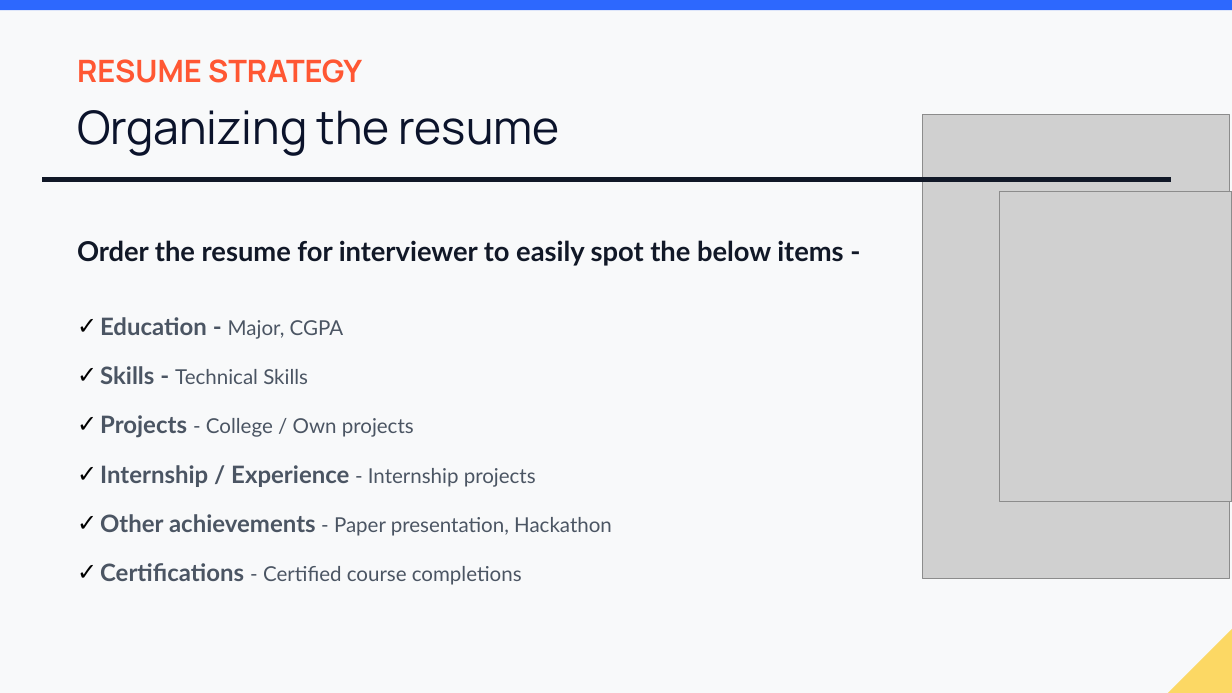
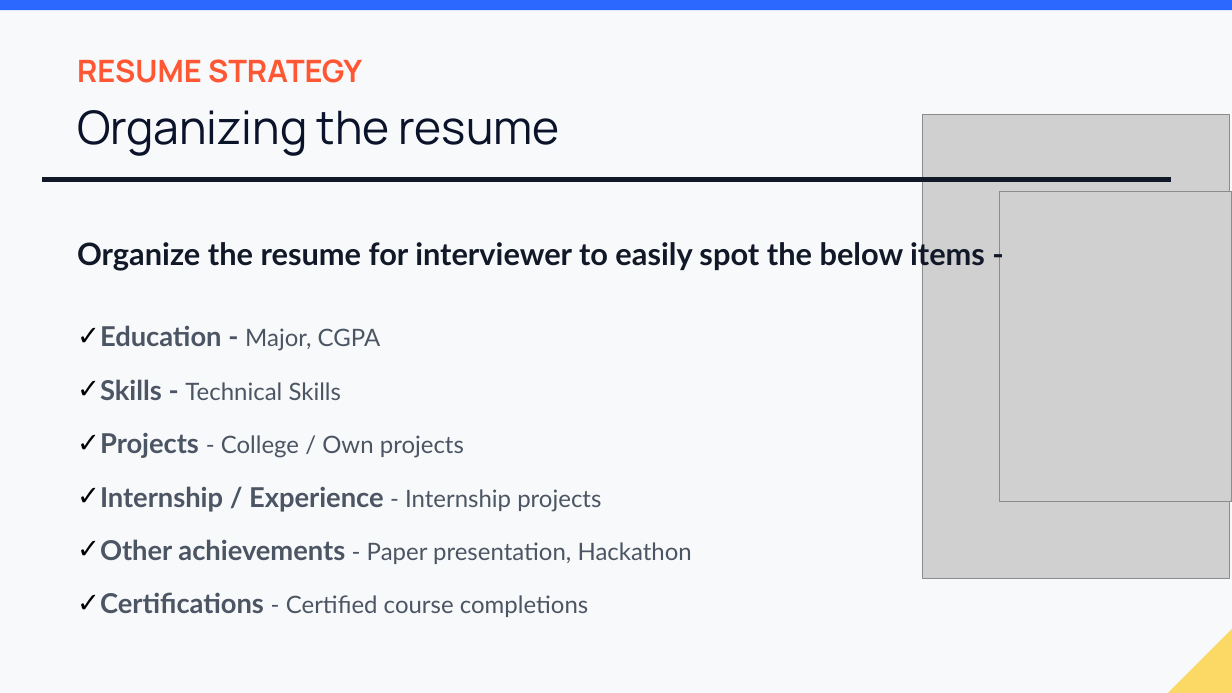
Before and after one commit to brinda-25/workshop, a slide deck: slide 23 of Day1/Campus_to_Company.pptx (slide 21 before the commit). Drawn at 1232x693 pixels with LibreOffice and Linux fonts; fonts in the diff are those of the drawing; grey boxes stand for pictures; background and template pictures are left out. Boxes give left, top, right and bottom in pixels: in the first picture for what was removed or moved away, otherwise in the second. Text is boxed around its words. In the diff, an @@ line names an element or a change of style, - is before the commit and + after.

Commit message:
Updated resume readiness section

```diff
--- a/Day1/Campus_to_Company.pptx
+++ b/Day1/Campus_to_Company.pptx
@@ text at <box>77,238,985,271</box>: text changed; size 16 to 18 pt @@
-Order the resume for interviewer to easily spot the below items -
+Organize the resume for interviewer to easily spot the below items -
@@ text at <box>100,325,692,617</box>: size 14 to 16 pt in "Education -", "Skills -", "Projects", "Internship / Experience" and 2 more places; size 12 to 14 pt in "Major, CGPA", "Technical Skills", "- College / Own projects", "- Internship projects" and 2 more places @@
```
Also in this commit, not shown: 17 other slides changed, 6 slides added, 1 slide removed.
